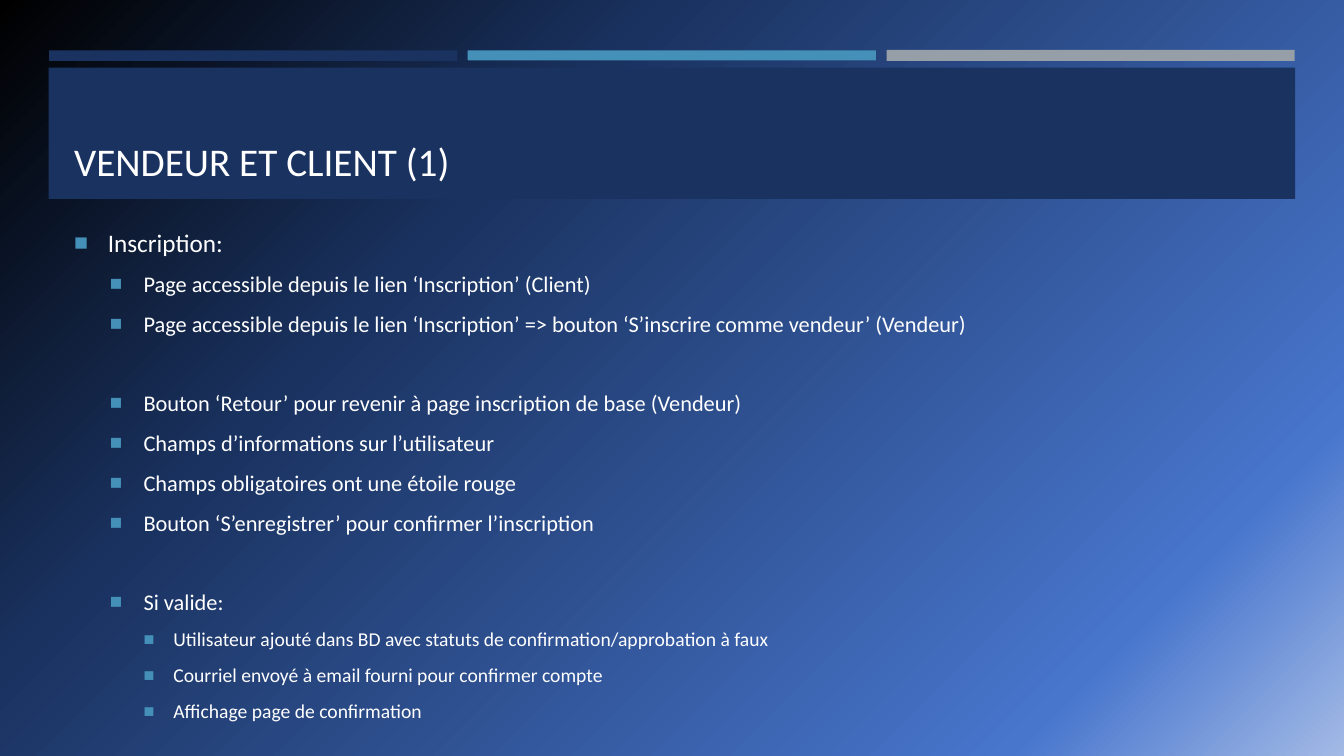
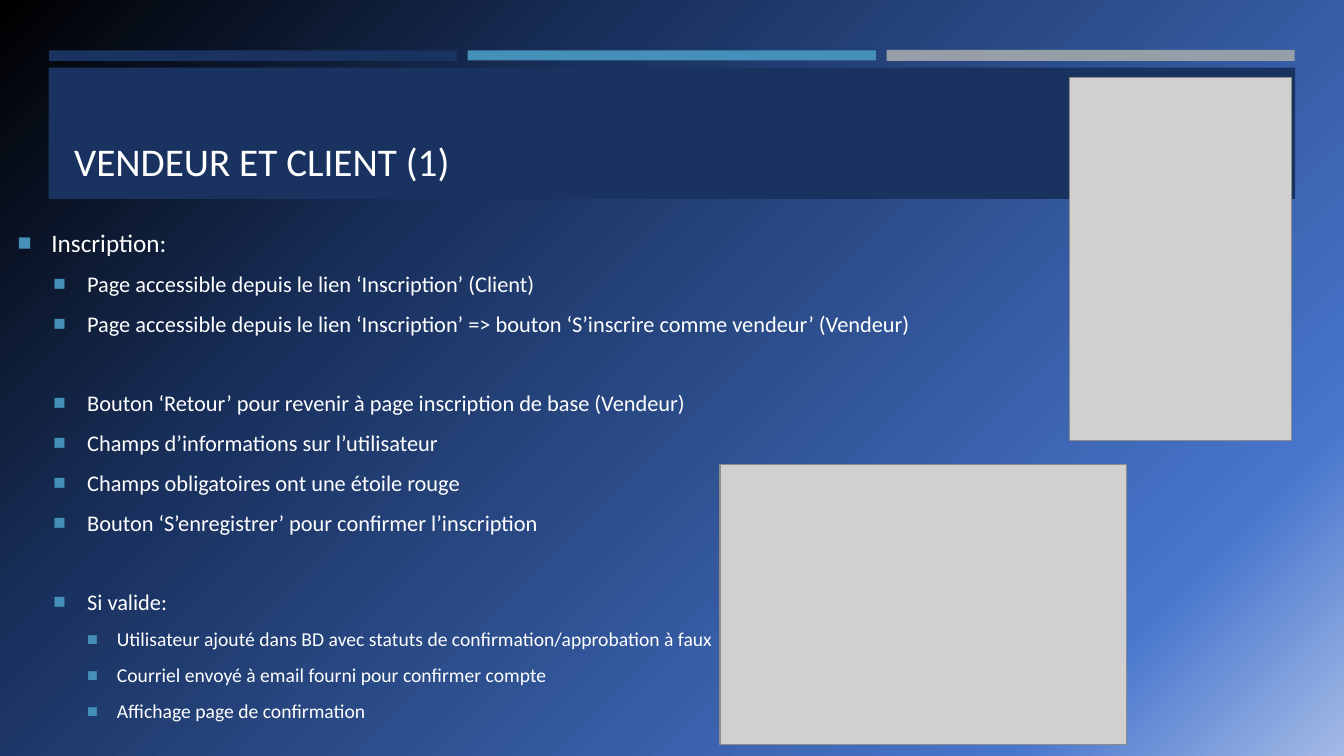
Before and after one commit to Rmoney3663/PROJET-COMMERCE-ELECTRONIQUE-1, a slide deck: slide 4 of PresentationFinalePetitesPuces.pptx. Drawn at 1344x756 pixels with LibreOffice and Linux fonts; fonts in the diff are those of the drawing; grey boxes stand for pictures. Boxes give left, top, right and bottom in pixels: in the first picture for what was removed or moved away, otherwise in the second. Text is boxed around its words. In the diff, an @@ line names an element or a change of style, - is before the commit and + after.

```diff
--- a/PresentationFinalePetitesPuces.pptx
+++ b/PresentationFinalePetitesPuces.pptx
@@ picture added at [1070, 78, 1292, 441] @@
@@ text "Inscription:": place and size @@
-text "Inscription:" at [108, 234, 965, 722]
+text "Inscription:" at [51, 234, 909, 722]
@@ picture added at [720, 465, 1126, 745] @@
```
Also in this commit, not shown: 6 other slides changed, 1 slide added.
